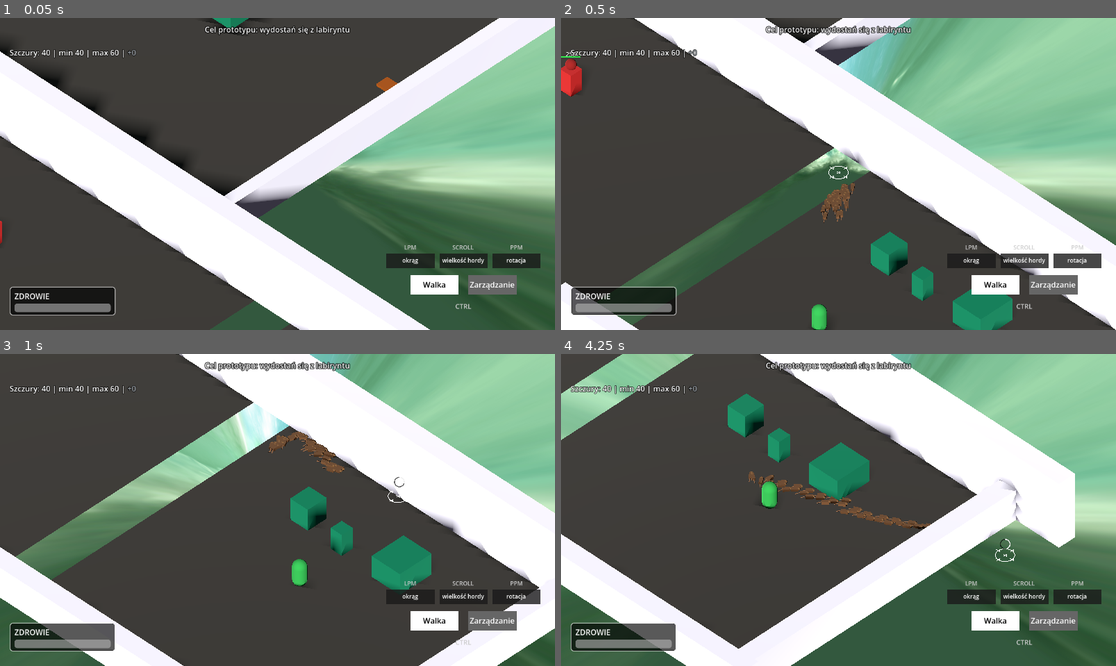
Above: before the commit, frames 1-4 (two rows, left to right).
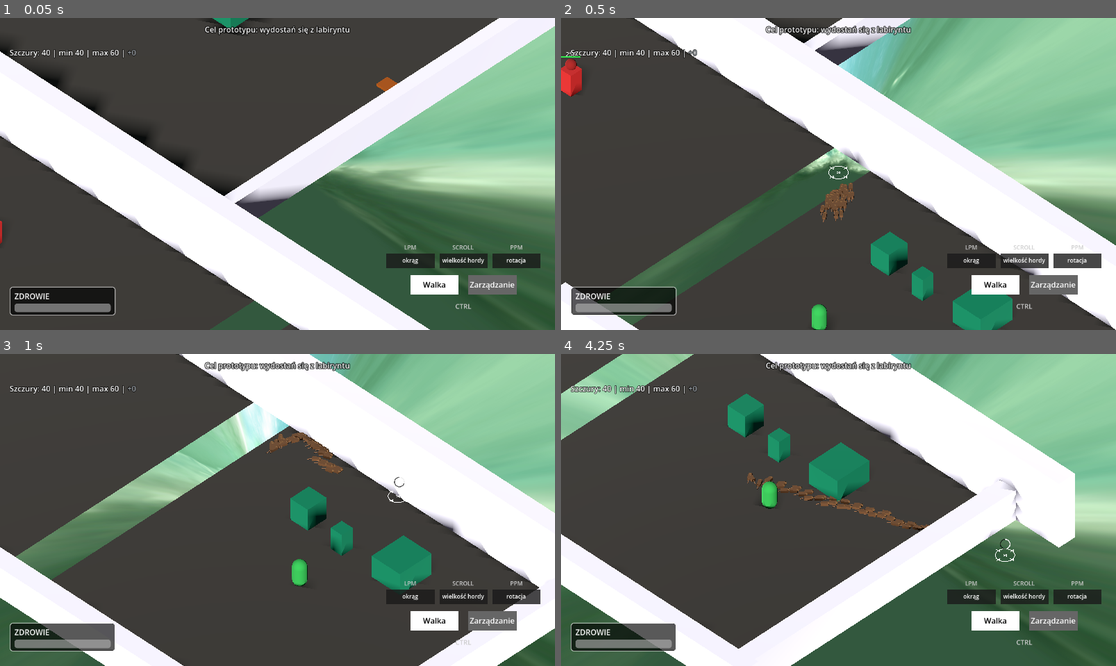
Above: after the commit, the same moments.

Repository: VirtuaIL/ZTGK-Prototyp
Game: Godot game, scene res://scenes/main.tscn
Two runs of this game, one before a commit and one after it. Both use one fixed random seed, a clock stepped at 60 frames per second and the inputs below.
Inputs (mouse positions are in pixels of both pictures, inside the frame that each line leads up to):
- Up to frame 1 (0.05 s): no input
- Up to frame 2 (0.5 s): no input
- Up to frame 3 (1 s): tap Enter at 0.5 s; move the mouse to (399, 494) at 0.52 s; hold D (move_right) from 0.53 s (still down); hold Space (recall_rats) from 0.53 s (still down); click (399, 494) at 0.67 s
- Up to frame 4 (4.25 s): release D (move_right) at 1.25 s; release Space (recall_rats) at 1.25 s; drag from (727, 525) to (810, 572) at 1.27 s; move the mouse to (894, 441) at 2.02 s; hold D (move_right) 2.03-2.75 s; hold Space (recall_rats) 2.03-2.75 s; drag from (810, 572) to (672, 463) at 2.77 s; move the mouse to (1005, 556) at 3.52 s; hold A (move_left) from 3.53 s (still down); hold Space (recall_rats) from 3.53 s (still down)

Frame 1 is identical in both runs. In frame 2, 0.2% of the frame differs, in the area x 46-53%, y 52-66%; in frame 3, 0.3%; in frame 4, 0.7%, in the area x 33-67%, y 37-57%.

Commit message:
fix the issue with building bridges and on the floor

Diff:
--- a/scripts/player.gd
+++ b/scripts/player.gd
@@ -25,7 +25,7 @@
 func _ready() -> void:
 	add_to_group("player")
 	collision_layer = 2 # Layer 2: Player
-	collision_mask = 13 # Floor (1) + Movable (4) + Walls (8)
+	collision_mask = 13 | (1 << 8) # Floor (1) + Movable (4) + Walls (8) + RatStructures (9)
 	_spawn_position = global_position
 	current_hp = max_hp
 	_update_health_bar()
--- a/scripts/rat_manager.gd
+++ b/scripts/rat_manager.gd
@@ -181,7 +181,8 @@
 
 	unified_shape_combiner = CSGCombiner3D.new()
 	unified_shape_combiner.use_collision = true
-	unified_shape_combiner.collision_layer = 9
+	# Put structures on layer 9 (bit 9), not layer mask "9" (which includes floor).
+	unified_shape_combiner.collision_layer = 1 << 8
 	unified_shape_combiner.add_to_group("rat_structures")
 	add_child(unified_shape_combiner)
 	line_mesh_instance.mesh = immediate_mesh
@@ -846,7 +847,10 @@
 		var query = PhysicsRayQueryParameters3D.create(pos + Vector3(0, 0.5, 0), pos + Vector3(0, -1.5, 0))
 		query.collision_mask = 1 # Floor
 		var hit = space_state.intersect_ray(query)
-		var on_floor = not hit.is_empty()
+		var on_floor = false
+		if not hit.is_empty():
+			var floor_dist: float = pos.y - (hit.position as Vector3).y
+			on_floor = floor_dist <= 0.4
 		rat_on_floor.append(on_floor)
 
 	var connection_threshold = 1.3
@@ -865,6 +869,9 @@
 		for j in range(num_rats):
 			if i == j: continue
 			var pos_b = rat_positions[j]
+			var y_diff = abs(pos_a.y - pos_b.y)
+			if y_diff > 0.6:
+				continue
 			var dist = pos_a.distance_to(pos_b)
 			if dist < connection_threshold:
 				neighbors.append({"index": j, "dist": dist})
